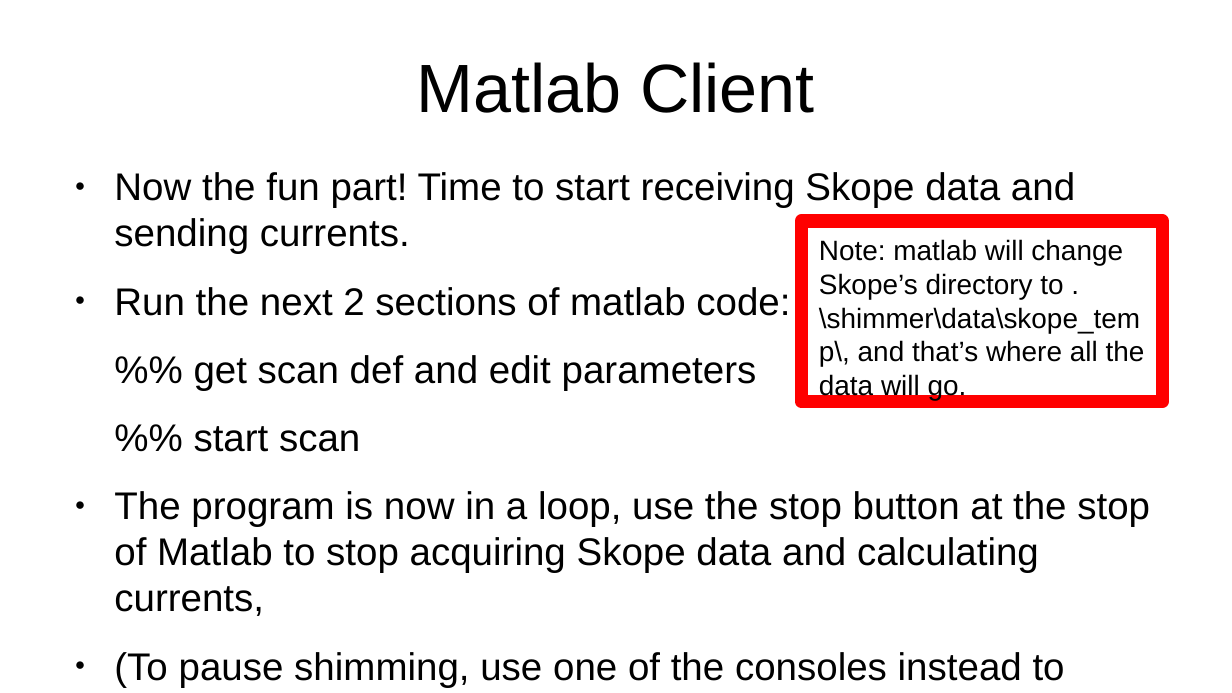
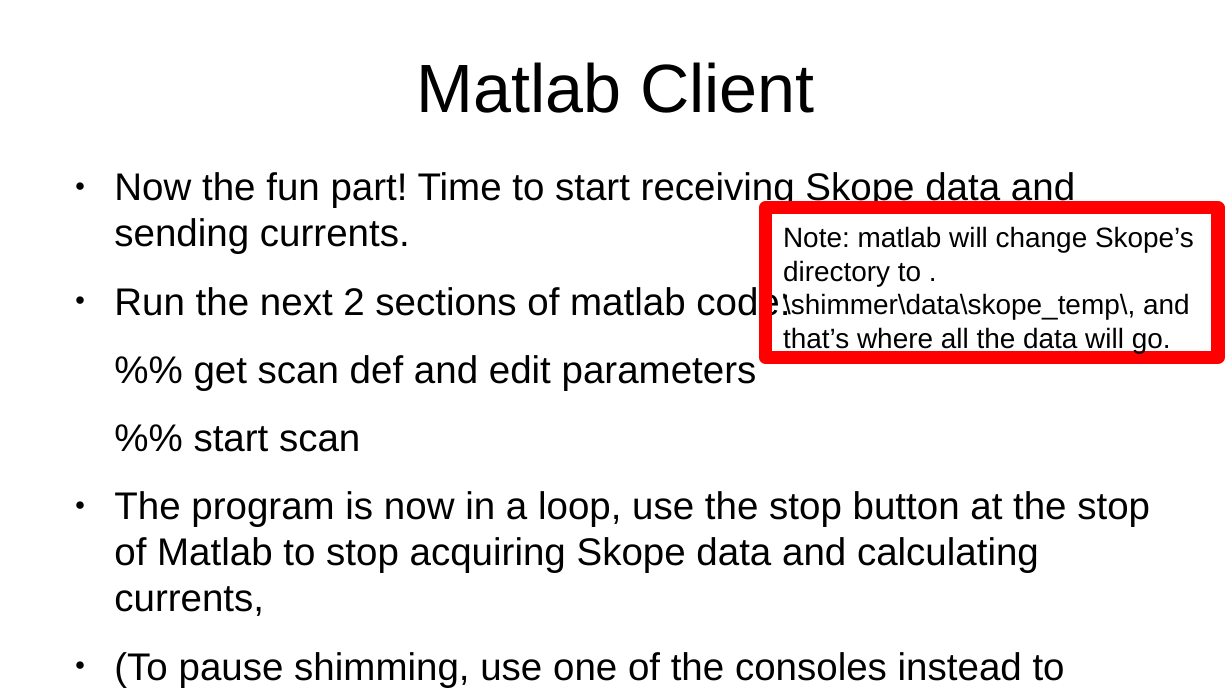
Before and after one commit to seventeenmagpie/skope-mrshim, a slide deck: slide 27 of shimmer/docs/user_guide_with_images.odp. Drawn at 1232x693 pixels with LibreOffice and Linux fonts; fonts in the diff are those of the drawing. Boxes give left, top, right and bottom in pixels: in the first picture for what was removed or moved away, otherwise in the second. Text is boxed around its words. In the diff, an @@ line names an element or a change of style, - is before the commit and + after.

```diff
--- a/shimmer/docs/user_guide_with_images.odp
+++ b/shimmer/docs/user_guide_with_images.odp
@@ rectangle "Note: matlab will change Skope’s ...": place and size @@
-rectangle "Note: matlab will change Skope’s ..." at <box>802,221,1163,402</box>
+rectangle "Note: matlab will change Skope’s ..." at <box>766,208,1219,358</box>
```
Also in this commit, not shown: 12 other slides changed, 4 slides added, 19 other files.
